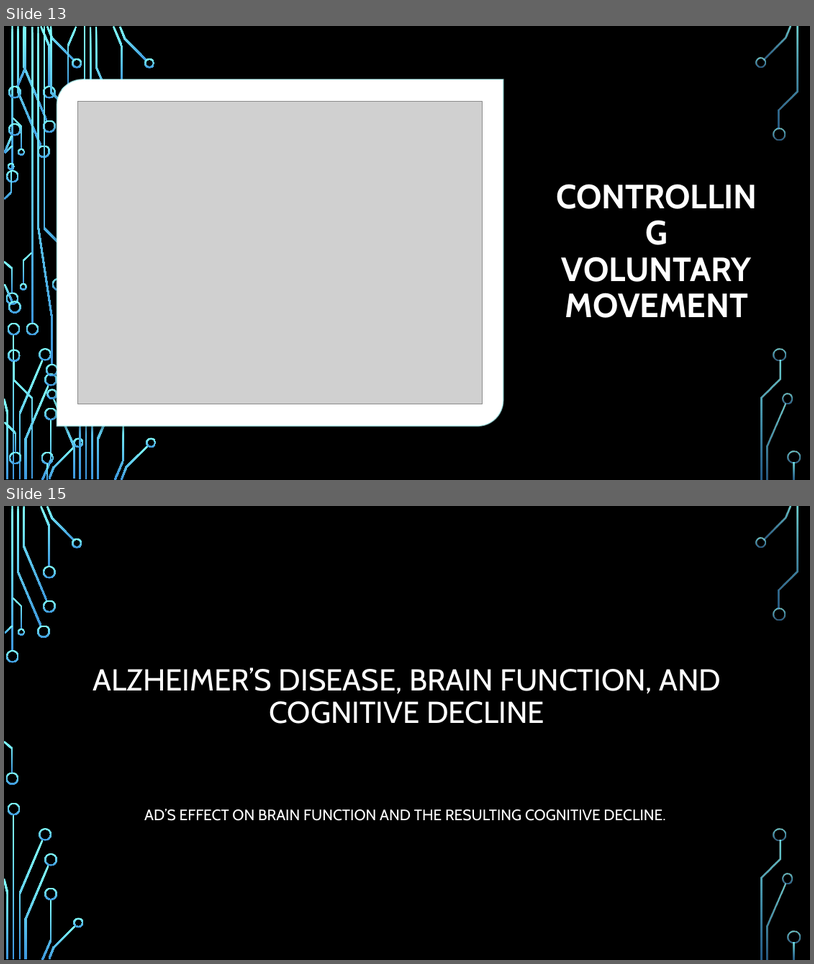
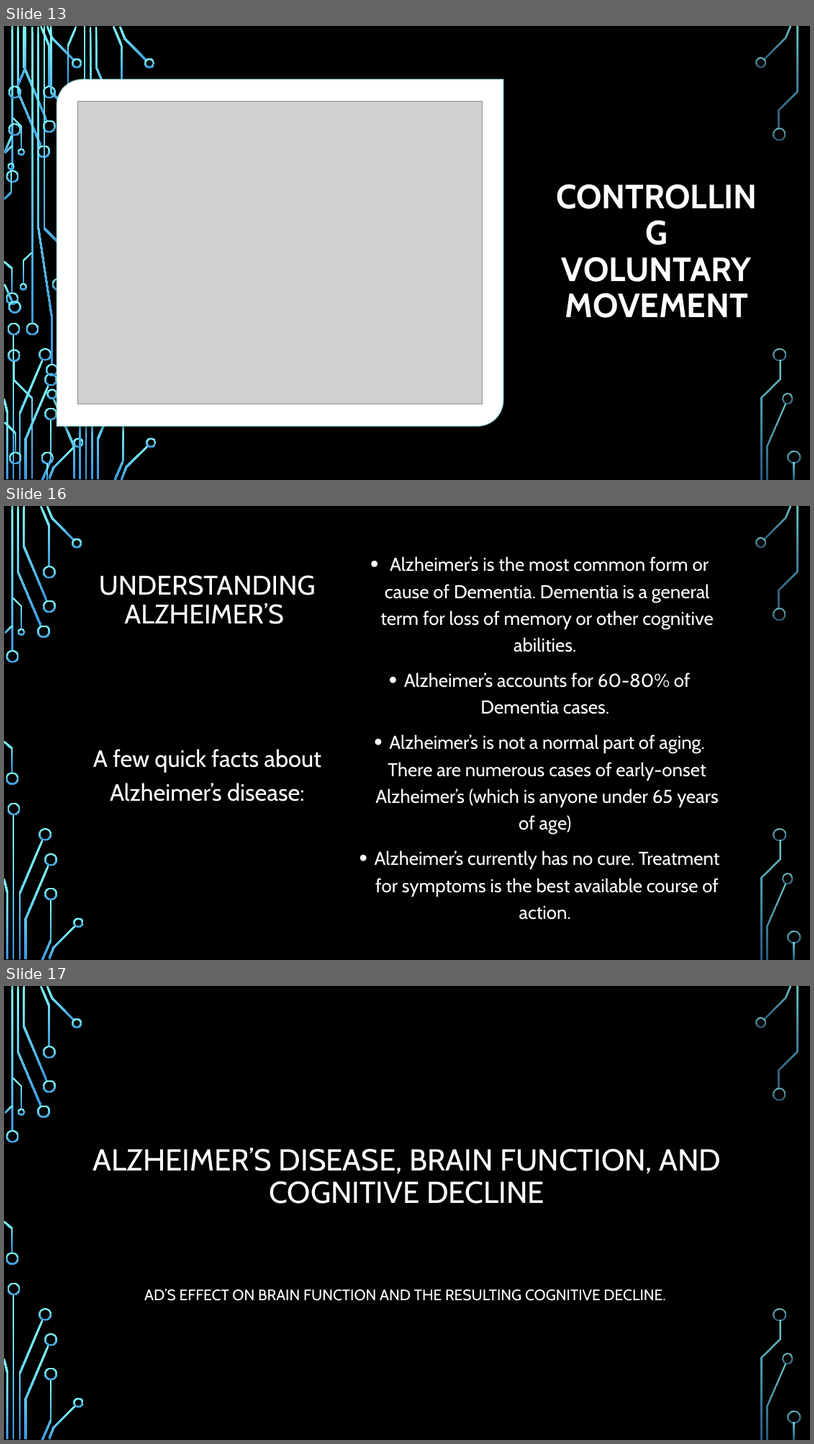
Before and after one commit to MrBardot/Trends-in-Alzheimers-Disease-Fatalities-in-the-United-States-and-Tennessee-from-1999-2018.-, a slide deck: Presentation/Alzheimer’s Disease Trends in the United States.pptx. Shown one above the other, each under a label of ours: slides 13 and 15 before the commit, slides 13, 16 and 17 after it; the slides between them are not shown. The pictures are 814x964 and 814x1444 pixels, drawn with LibreOffice and Linux fonts; fonts in the diff are those of the drawing; grey boxes stand for pictures; background and template pictures are left out. Boxes give left, top, right and bottom in pixels: in the first picture for what was removed or moved away, otherwise in the second. Text is boxed around its words. In the diff, an @@ line names an element or a change of style, - is before the commit and + after.

```diff
--- a/Presentation/Alzheimer’s Disease Trends in the United States.pptx
+++ b/Presentation/Alzheimer’s Disease Trends in the United States.pptx
@@ slide 16 added at box(4, 506, 810, 960), background picture (left out); not listed: 36 template elements that a slide beside it also shows @@
@@ text added at box(375, 556, 720, 896), 22.2 pt, text #FFFFFF @@
+• Alzheimer’s is the most common form or cause of Dementia. Dementia is a general term for loss of memory or other cognitive abilities.
+• Alzheimer’s accounts for 60-80% of Dementia cases.
+• Alzheimer’s is not a normal part of aging. There are numerous cases of early-onset Alzheimer’s (which is anyone under 65 years of age)
+• Alzheimer’s currently has no cure. Treatment for symptoms is the best available course of action.
@@ title added at box(99, 575, 316, 624), 32 pt, text #FFFFFF @@
+UNDERSTANDING
+ALZHEIMER’S
@@ text added at box(93, 749, 322, 801), 28 pt, text #FFFFFF @@
+A few quick facts about Alzheimer’s disease:
@@ what was slide 15 is now slide 17 @@
```
Also in this commit, not shown: 3 slides changed, 3 other slides added, 4 slides removed.
